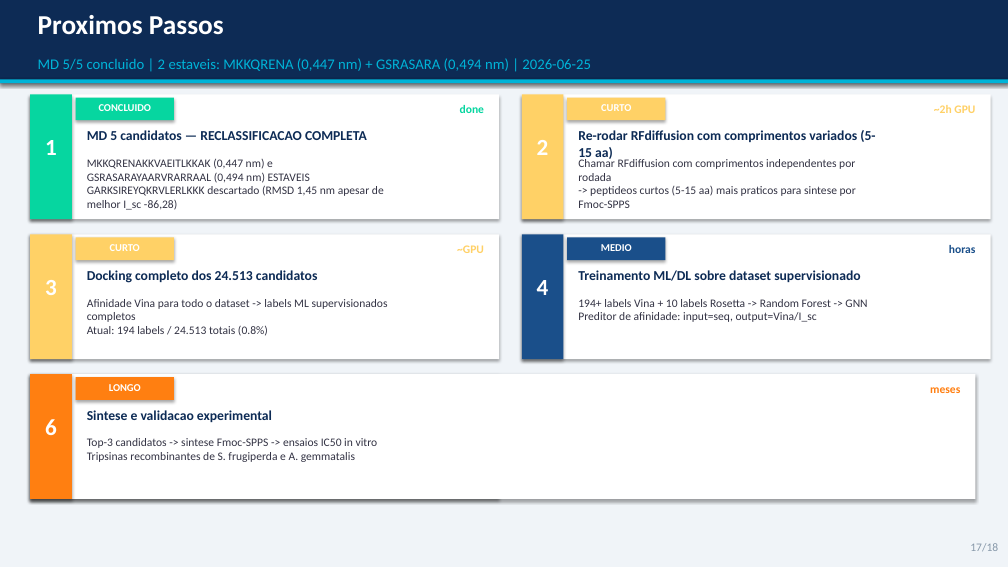
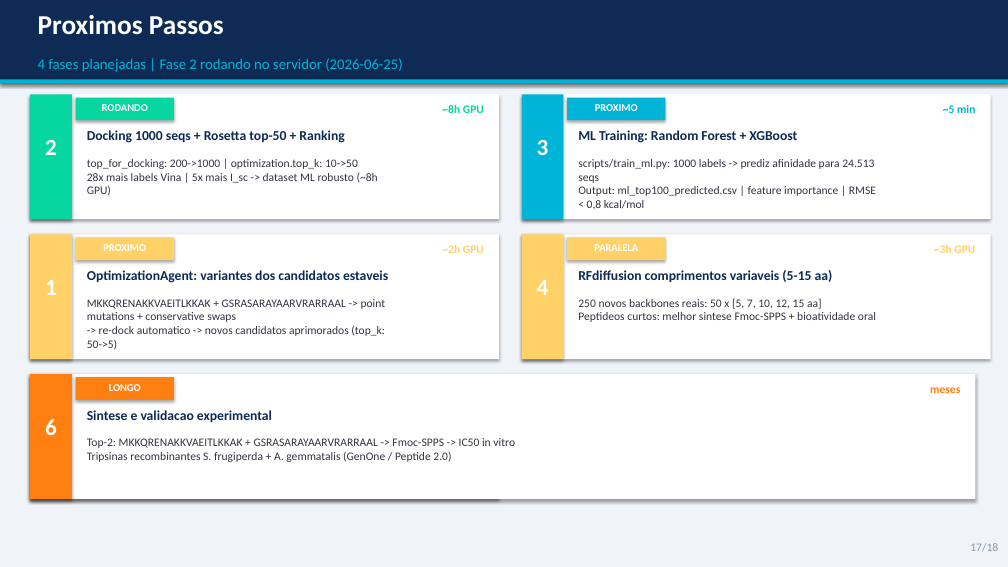
Before and after one commit to eulaliobqi/design-inibidores, a slide deck: slide 17 of apresentacao_design_inibidores.pptx. Drawn at 1008x567 pixels with LibreOffice and Linux fonts; fonts in the diff are those of the drawing. Boxes give left, top, right and bottom in pixels: in the first picture for what was removed or moved away, otherwise in the second. Text is boxed around its words. In the diff, an @@ line names an element or a change of style, - is before the commit and + after.

```diff
--- a/apresentacao_design_inibidores.pptx
+++ b/apresentacao_design_inibidores.pptx
@@ text at box(38, 58, 403, 72): text changed @@
-MD 5/5 concluido | 2 estaveis: MKKQRENA (0,447 nm) + GSRASARA (0,494 nm) | 2026-06-25
+4 fases planejadas | Fase 2 rodando no servidor (2026-06-25)
@@ text at box(102, 104, 148, 111): text changed @@
-CONCLUIDO
+RODANDO
@@ text at box(442, 105, 484, 113): text changed @@
-done
+~8h GPU
@@ rectangle at box(522, 95, 563, 219): fill #FFD166 to #00B4D8 @@
@@ rectangle at box(567, 98, 665, 120): fill #FFD166 to #00B4D8 @@
@@ text at box(595, 104, 638, 111): text changed @@
-CURTO
+PROXIMO
@@ text at box(943, 105, 975, 113): text changed; text colour #FFD166 to #00B4D8 @@
-~2h GPU
+~5 min
@@ text at box(45, 140, 57, 155): text changed @@
-1
+2
@@ text at box(87, 130, 344, 143): text changed @@
-MD 5 candidatos — RECLASSIFICACAO COMPLETA
+Docking 1000 seqs + Rosetta top-50 + Ranking
@@ text at box(537, 140, 549, 155): text changed @@
-2
+3
@@ text at box(578, 130, 797, 143): text changed @@
-Re-rodar RFdiffusion com comprimentos variados (5-15 aa)
+ML Training: Random Forest + XGBoost
@@ text at box(87, 159, 378, 196): text changed @@
-MKKQRENAKKVAEITLKKAK (0,447 nm) e GSRASARAYAARVRARRAAL (0,494 nm) ESTAVEIS
-GARKSIREYQKRVLERLKKK descartado (RMSD 1,45 nm apesar de melhor I_sc -86,28)
+top_for_docking: 200->1000 | optimization.top_k: 10->50
+28x mais labels Vina | 5x mais I_sc -> dataset ML robusto (~8h GPU)
@@ text at box(578, 159, 876, 209): text changed @@
-Chamar RFdiffusion com comprimentos independentes por rodada
--> peptideos curtos (5-15 aa) mais praticos para sintese por Fmoc-SPPS
+scripts/train_ml.py: 1000 labels -> prediz afinidade para 24.513 seqs
+Output: ml_top100_predicted.csv | feature importance | RMSE < 0,8 kcal/mol
@@ rectangle at box(522, 234, 563, 359): fill #1A4F8A to #FFD166 @@
@@ rectangle at box(567, 237, 665, 260): fill #1A4F8A to #FFD166 @@
@@ text at box(103, 244, 146, 251): text changed @@
-CURTO
+PROXIMO
@@ text at box(442, 245, 484, 253): text changed @@
-~GPU
+~2h GPU
@@ text at box(594, 244, 638, 251): text changed @@
-MEDIO
+PARALELA
@@ text at box(934, 245, 975, 253): text changed; text colour #1A4F8A to #FFD166 @@
-horas
+~3h GPU
@@ text at box(45, 280, 57, 295): text changed @@
-3
+1
@@ text at box(87, 270, 388, 283): text changed @@
-Docking completo dos 24.513 candidatos
+OptimizationAgent: variantes dos candidatos estaveis
@@ text at box(87, 299, 386, 350): text changed @@
-Afinidade Vina para todo o dataset -> labels ML supervisionados completos
-Atual: 194 labels / 24.513 totais (0.8%)
+MKKQRENAKKVAEITLKKAK + GSRASARAYAARVRARRAAL -> point mutations + conservative swaps
+-> re-dock automatico -> novos candidatos aprimorados (top_k: 50->5)
@@ text at box(578, 270, 833, 282): text changed @@
-Treinamento ML/DL sobre dataset supervisionado
+RFdiffusion comprimentos variaveis (5-15 aa)
@@ text at box(578, 298, 876, 322): text changed @@
-194+ labels Vina + 10 labels Rosetta -> Random Forest -> GNN
-Preditor de afinidade: input=seq, output=Vina/I_sc
+250 novos backbones reais: 50 x [5, 7, 10, 12, 15 aa]
+Peptideos curtos: melhor sintese Fmoc-SPPS + bioatividade oral
@@ text at box(87, 438, 515, 462): text changed @@
-Top-3 candidatos -> sintese Fmoc-SPPS -> ensaios IC50 in vitro
-Tripsinas recombinantes de S. frugiperda e A. gemmatalis
+Top-2: MKKQRENAKKVAEITLKKAK + GSRASARAYAARVRARRAAL -> Fmoc-SPPS -> IC50 in vitro
+Tripsinas recombinantes S. frugiperda + A. gemmatalis (GenOne / Peptide 2.0)
```
Also in this commit, not shown: 1 other slide changed, 2 other files.
